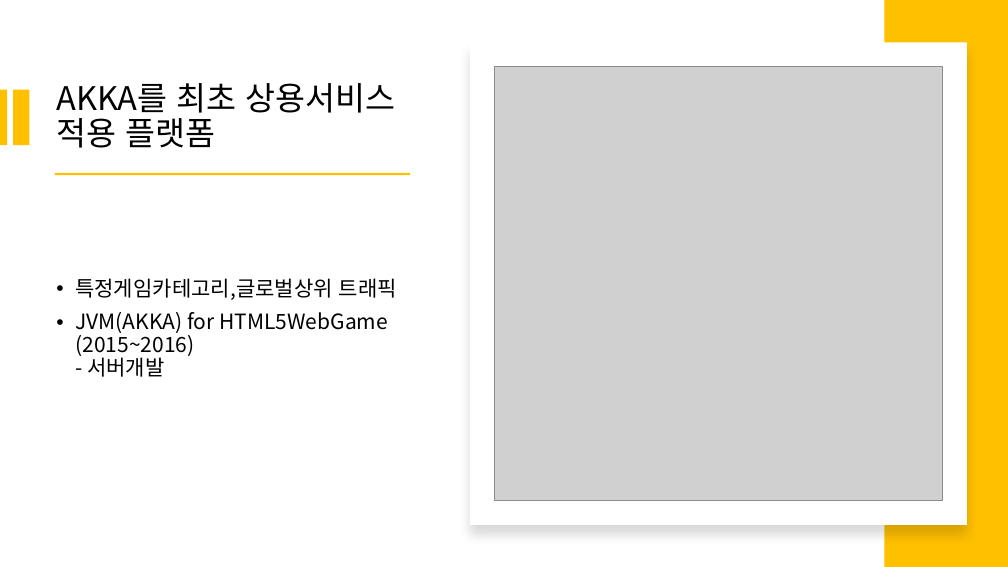
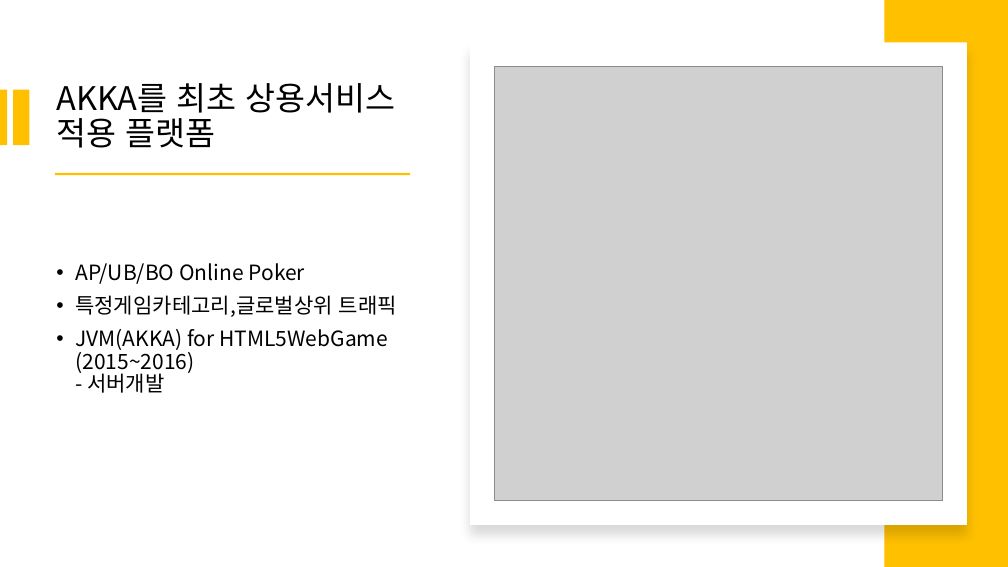
Before and after one commit to psmon/AkkaDotModule, a slide deck: slide 6 of Doc/DotCoreApiWithAkka.pptx (slide 5 before the commit). Drawn at 1008x567 pixels with LibreOffice and Linux fonts; fonts in the diff are those of the drawing; grey boxes stand for pictures. Boxes give left, top, right and bottom in pixels: in the first picture for what was removed or moved away, otherwise in the second. Text is boxed around its words. In the diff, an @@ line names an element or a change of style, - is before the commit and + after.

```diff
--- a/Doc/DotCoreApiWithAkka.pptx
+++ b/Doc/DotCoreApiWithAkka.pptx
@@ text at (75,263,306,284): paragraph added @@
+• AP/UB/BO Online Poker
```
Also in this commit, not shown: 5 other slides changed, 1 slide added, 1 other file.
